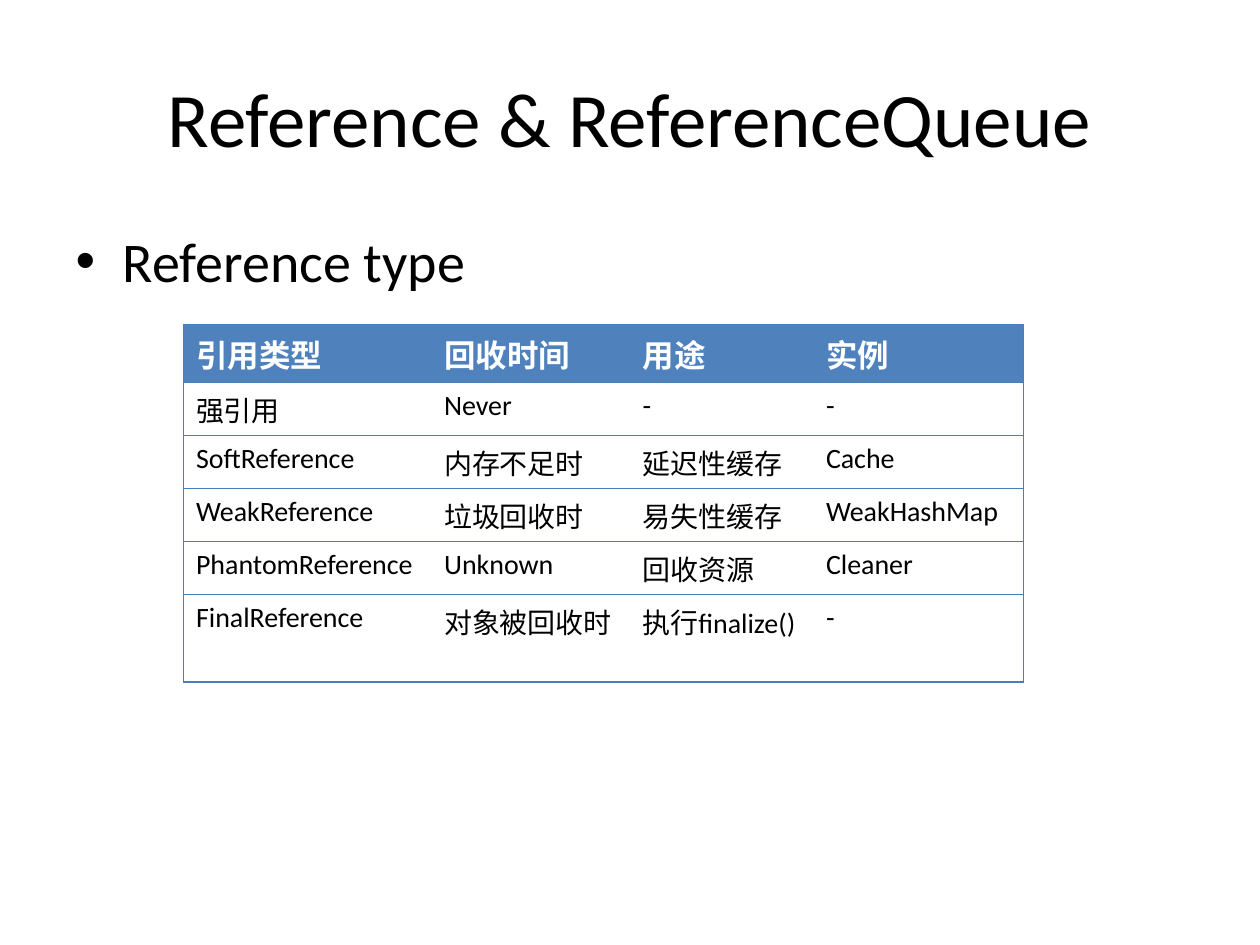
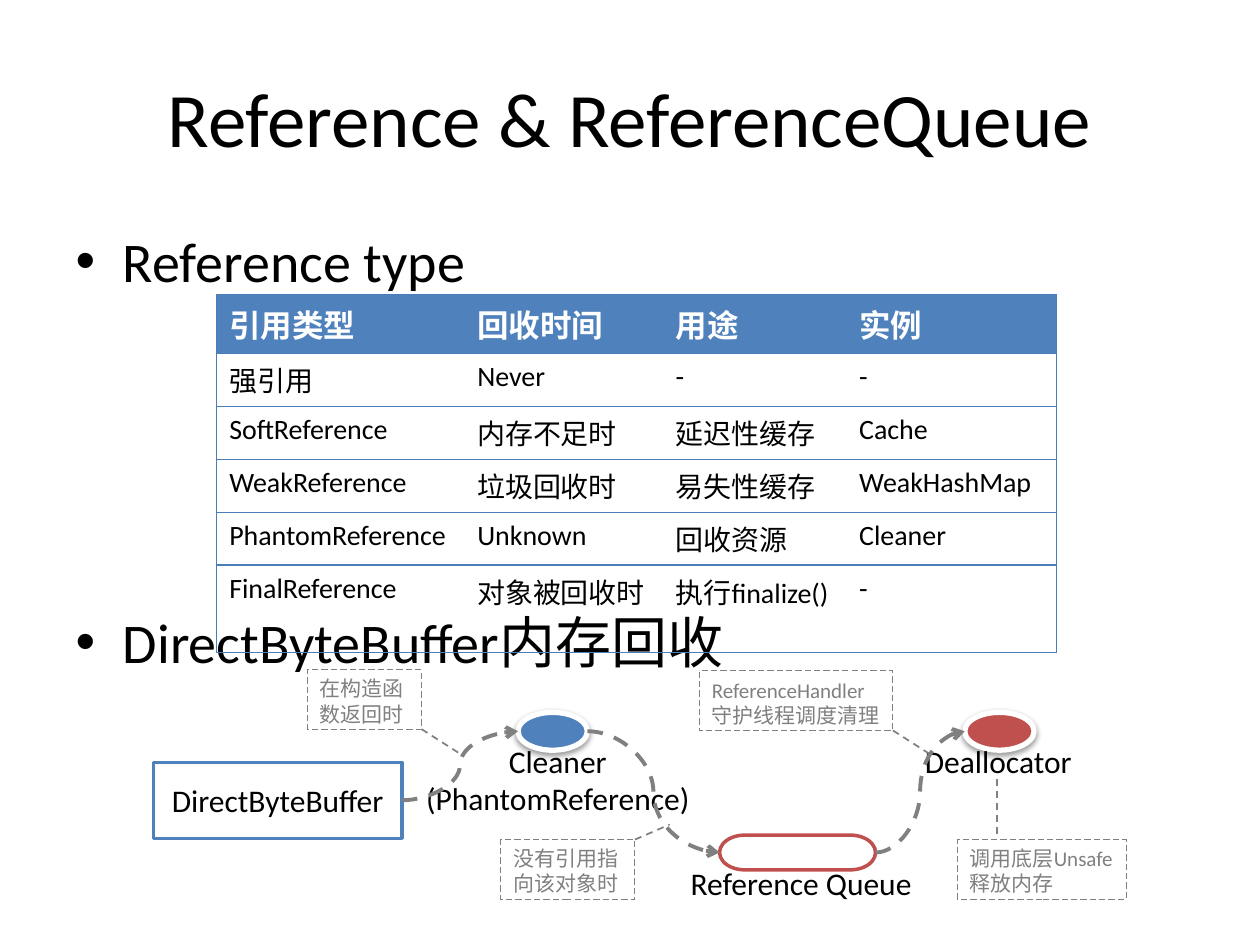
Before and after one commit to guhanjie/Knowledge-sharing, a slide deck: slide 23 of 扒一扒Java IO那些事儿.pptx. Drawn at 1260x945 pixels with LibreOffice and Linux fonts; fonts in the diff are those of the drawing. Boxes give left, top, right and bottom in pixels: in the first picture for what was removed or moved away, otherwise in the second. Text is boxed around its words. In the diff, an @@ line names an element or a change of style, - is before the commit and + after.

```diff
--- a/扒一扒Java IO那些事儿.pptx
+++ b/扒一扒Java IO那些事儿.pptx
@@ table: place and size @@
-table at box(184, 325, 1024, 641)
+table at box(217, 295, 1057, 611)
@@ text at box(123, 616, 724, 676): paragraph added @@
+• DirectByteBuffer内存回收
@@ rectangle added at box(307, 669, 422, 728), outline #808080 0.75 pt dashed, 12 pt, text #808080 @@
+在构造函数返回时
@@ rectangle added at box(699, 670, 893, 730), outline #808080 0.75 pt dashed, 12 pt, text #808080 @@
+ReferenceHandler守护线程调度清理
@@ ellipse added at box(518, 712, 587, 750), fill #4F81BD, outline #FFFFFF 3 pt @@
@@ ellipse added at box(965, 712, 1034, 750), fill #C0504D, outline #FFFFFF 3 pt @@
@@ curved arrow added from (402, 800) to (518, 731), #808080 2.25 pt dashed @@
@@ line added from (422, 730) to (461, 755), #808080 1 pt dashed @@
@@ text added at box(426, 746, 689, 818), 18 pt, text #000000 @@
+Cleaner
+(PhantomReference)
@@ curved arrow added from (587, 731) to (719, 853), #808080 2.25 pt dashed @@
@@ curved arrow added from (876, 853) to (965, 731), #808080 2.25 pt dashed @@
@@ line added from (893, 731) to (932, 756), #808080 1 pt dashed @@
@@ text added at box(925, 746, 1072, 780), 18 pt, text #000000 @@
+Deallocator
@@ rectangle added at box(154, 762, 402, 838), fill #FFFFFF, outline #4F81BD 2 pt, 18 pt, text #000000 @@
+DirectByteBuffer
@@ line added from (997, 779) to (997, 838), #808080 1 pt dashed @@
@@ rectangle added at box(501, 839, 635, 898), outline #808080 0.75 pt dashed, 12 pt, text #808080 @@
+没有引用指向该对象时
@@ line added from (635, 839) to (669, 824), #808080 1 pt dashed @@
@@ pill shape added at box(719, 835, 876, 871), fill #FFFFFF, outline #C0504D 2 pt @@
@@ rectangle added at box(958, 839, 1126, 898), outline #808080 0.75 pt dashed, 12 pt, text #808080 @@
+调用底层Unsafe释放内存
@@ text added at box(691, 869, 912, 900), 18 pt, text #000000 @@
+Reference Queue
```
Also in this commit, not shown: 7 other slides changed, 4 slides added, 2 slides removed.
